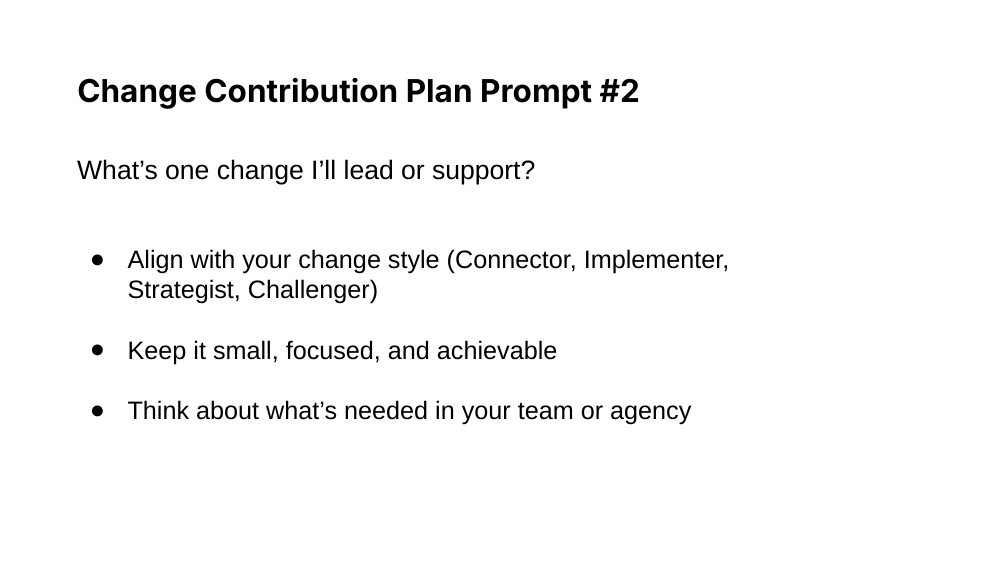
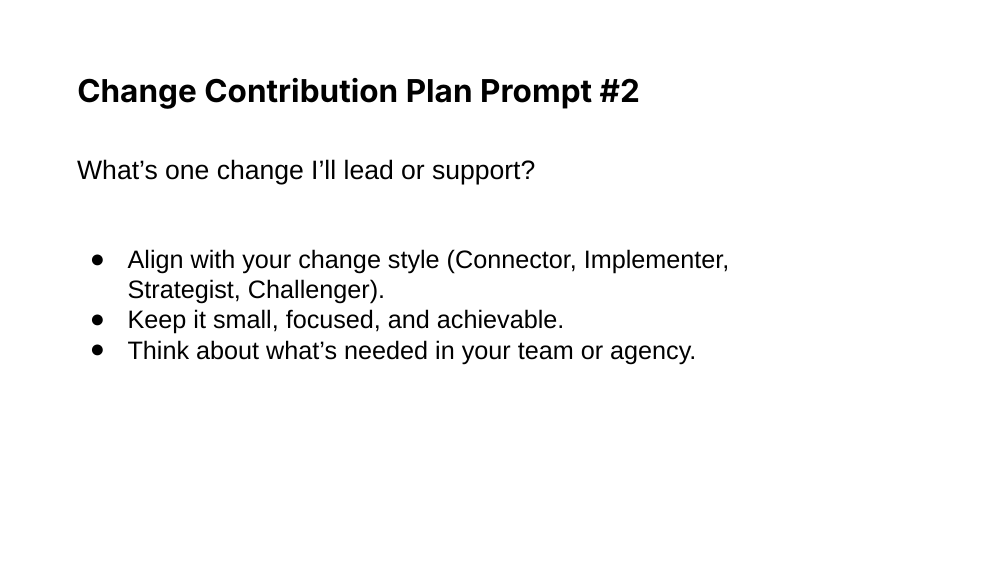
Before and after one commit to usds/ditap-curriculum-update, a slide deck: slide 115 of 3_Curriculum/3B_DITAP-Core-Curriculum/Module-5/In-Class-Materials/Module 5 Slide Deck.pptx. Drawn at 1008x567 pixels with LibreOffice and Linux fonts; fonts in the diff are those of the drawing. Boxes give left, top, right and bottom in pixels: in the first picture for what was removed or moved away, otherwise in the second. Text is boxed around its words. In the diff, an @@ line names an element or a change of style, - is before the commit and + after.

```diff
--- a/3_Curriculum/3B_DITAP-Core-Curriculum/Module-5/In-Class-Materials/Module 5 Slide Deck.pptx
+++ b/3_Curriculum/3B_DITAP-Core-Curriculum/Module-5/In-Class-Materials/Module 5 Slide Deck.pptx
@@ text at [128,249,730,364]: text changed @@
-● Align with your change style (Connector, Implementer, Strategist, Challenger)
-● Keep it small, focused, and achievable
-● Think about what’s needed in your team or agency
+● Align with your change style (Connector, Implementer, Strategist, Challenger).
+● Keep it small, focused, and achievable.
+● Think about what’s needed in your team or agency.
```
Also in this commit, not shown: 90 other slides changed.
